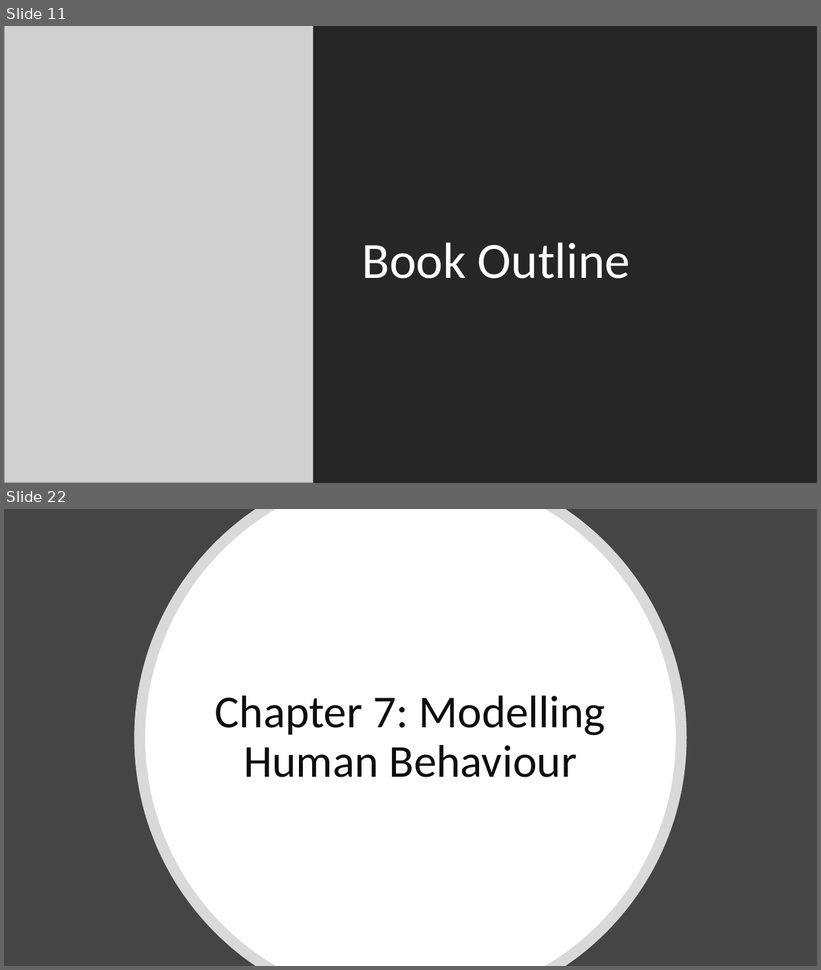
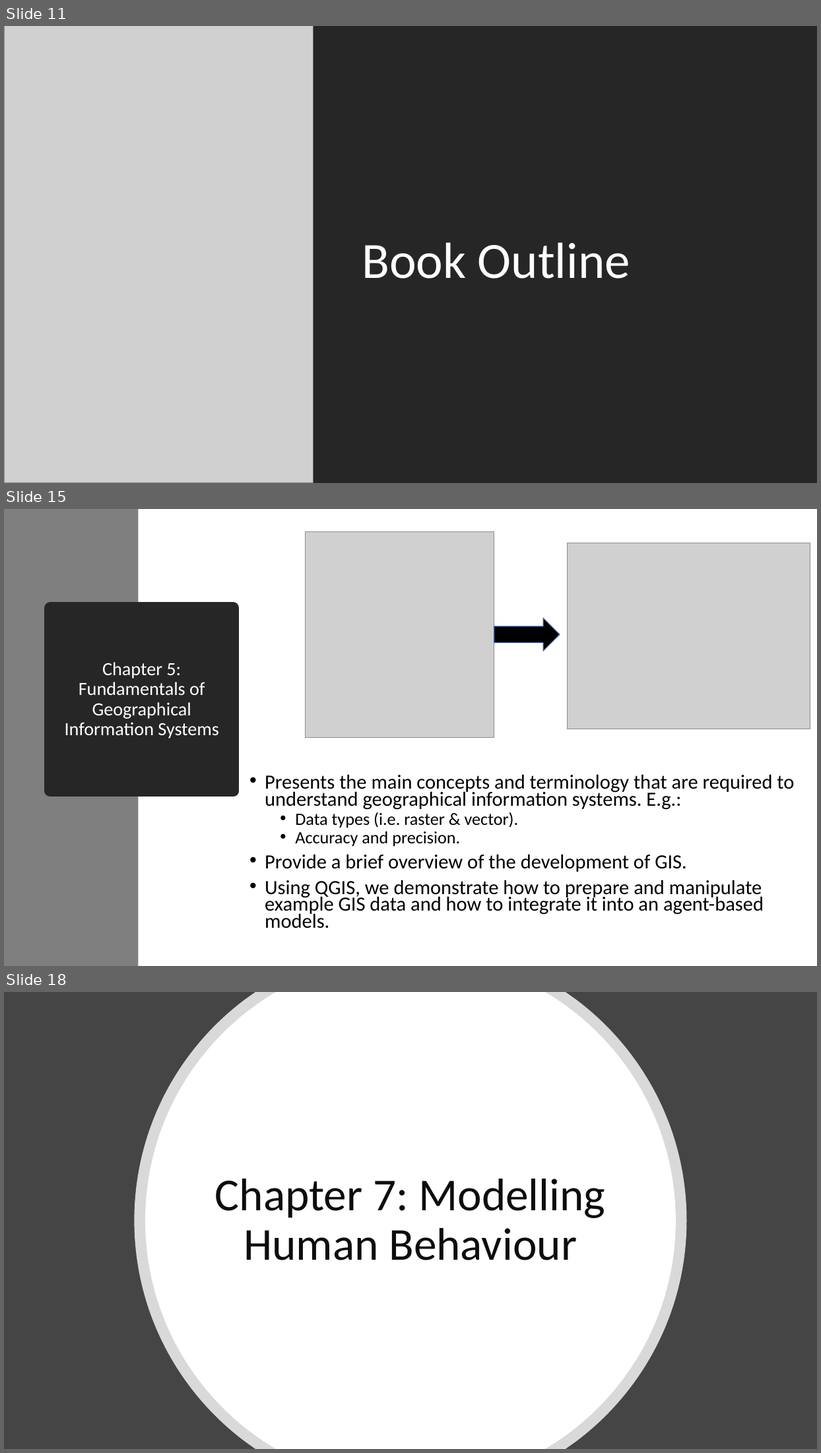
Before and after one commit to abmgis/abmgis, a slide deck: Chapter01-ABMGIS/Chapter1.pptx. Shown one above the other, each under a label of ours: slides 11 and 22 before the commit, slides 11, 15 and 18 after it; the slides between them are not shown. The pictures are 821x970 and 821x1453 pixels, drawn with LibreOffice and Linux fonts; fonts in the diff are those of the drawing; grey boxes stand for pictures. Boxes give left, top, right and bottom in pixels: in the first picture for what was removed or moved away, otherwise in the second. Text is boxed around its words. In the diff, an @@ line names an element or a change of style, - is before the commit and + after.

```diff
--- a/Chapter01-ABMGIS/Chapter1.pptx
+++ b/Chapter01-ABMGIS/Chapter1.pptx
@@ slide 15 added at bbox=[4, 509, 817, 966], background #FFFFFF @@
@@ rectangle added at bbox=[4, 509, 138, 966], fill #7F7F7F @@
@@ picture added at bbox=[306, 531, 494, 738] @@
@@ picture added at bbox=[568, 543, 811, 729] @@
@@ title added at bbox=[50, 609, 234, 791], fill #262626, outline #262626 13.75 pt, 22 pt, text #FFFFFF @@
+Chapter 5: Fundamentals of Geographical Information Systems
@@ right arrow added at bbox=[494, 618, 560, 650], fill #000000, outline #325491 1 pt @@
@@ text added at bbox=[265, 774, 794, 929], 23.8 pt, text #000000 @@
+• Presents the main concepts and terminology that are required to understand geographical information systems. E.g.:
+  • Data types (i.e. raster & vector).
+  • Accuracy and precision.
+• Provide a brief overview of the development of GIS.
+• Using QGIS, we demonstrate how to prepare and manipulate example GIS data and how to integrate it into an agent-based models.
@@ what was slide 22 is now slide 18 @@
```
Also in this commit, not shown: 3 slides changed, 7 other slides added, 11 slides removed.
